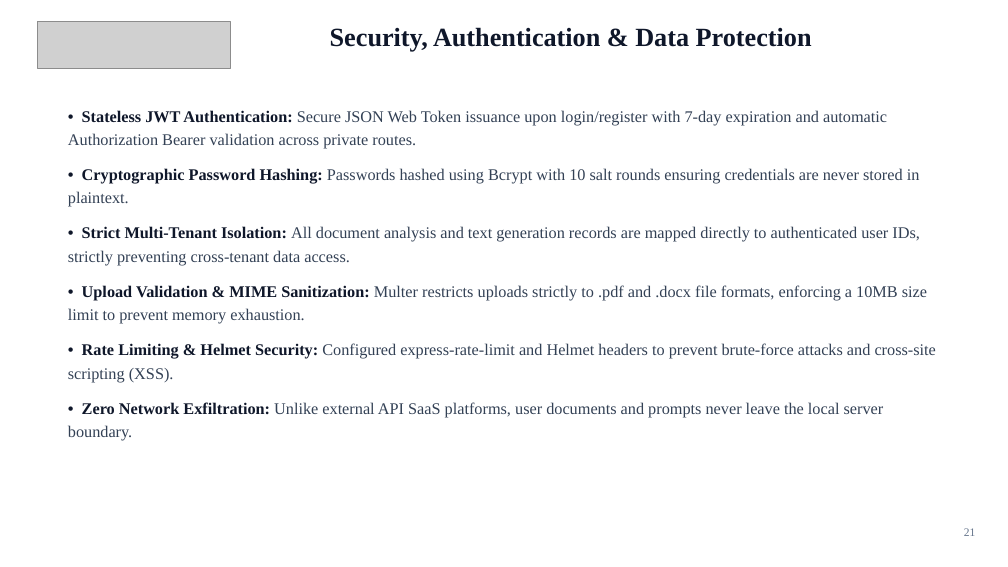
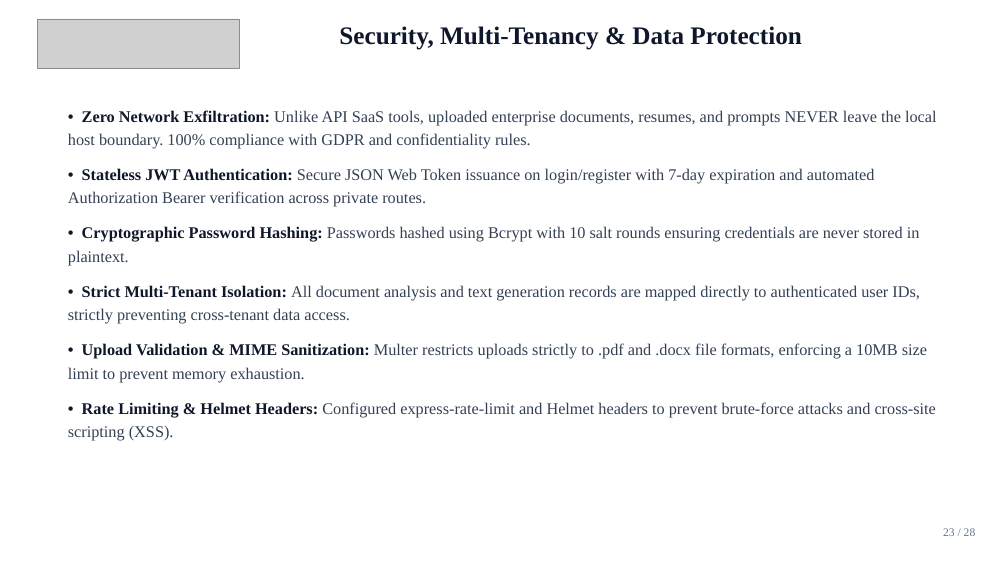
Before and after one commit to Kunwar9415/ai-powered-saas-platform, a slide deck: slide 23 of AI_POWERED_SAAS_PLATFORM_PRESENTATION.pptx (slide 21 before the commit). Drawn at 1008x567 pixels with LibreOffice and Linux fonts; fonts in the diff are those of the drawing; grey boxes stand for pictures. Boxes give left, top, right and bottom in pixels: in the first picture for what was removed or moved away, otherwise in the second. Text is boxed around its words. In the diff, an @@ line names an element or a change of style, - is before the commit and + after.

```diff
--- a/AI_POWERED_SAAS_PLATFORM_PRESENTATION.pptx
+++ b/AI_POWERED_SAAS_PLATFORM_PRESENTATION.pptx
@@ picture: place and size @@
-picture at <box>38,21,230,68</box>
+picture at <box>38,19,239,68</box>
@@ text at <box>339,26,801,50</box>: text changed; size 25 to 24 pt @@
-Security, Authentication & Data Protection
+Security, Multi-Tenancy & Data Protection
@@ text at <box>68,110,937,207</box>: text changed @@
-• Stateless JWT Authentication: Secure JSON Web Token issuance upon login/register with 7-day expiration and automatic Authorization Bearer validation across private routes.
+• Zero Network Exfiltration: Unlike API SaaS tools, uploaded enterprise documents, resumes, and prompts NEVER leave the local host boundary. 100% compliance with GDPR and confidentiality rules.
+• Stateless JWT Authentication: Secure JSON Web Token issuance on login/register with 7-day expiration and automated Authorization Bearer verification across private routes.
@@ text at <box>68,402,936,441</box>: text changed @@
-• Rate Limiting & Helmet Security: Configured express-rate-limit and Helmet headers to prevent brute-force attacks and cross-site scripting (XSS).
-• Zero Network Exfiltration: Unlike external API SaaS platforms, user documents and prompts never leave the local server boundary.
+• Rate Limiting & Helmet Headers: Configured express-rate-limit and Helmet headers to prevent brute-force attacks and cross-site scripting (XSS).
@@ text added at <box>943,528,976,536</box>, 11 pt, text #64748B @@
+23 / 28
@@ text removed at <box>964,528,976,536</box> @@
-21
```
Also in this commit, not shown: 8 other slides changed, 19 slides added, 16 slides removed, 1 other file.
